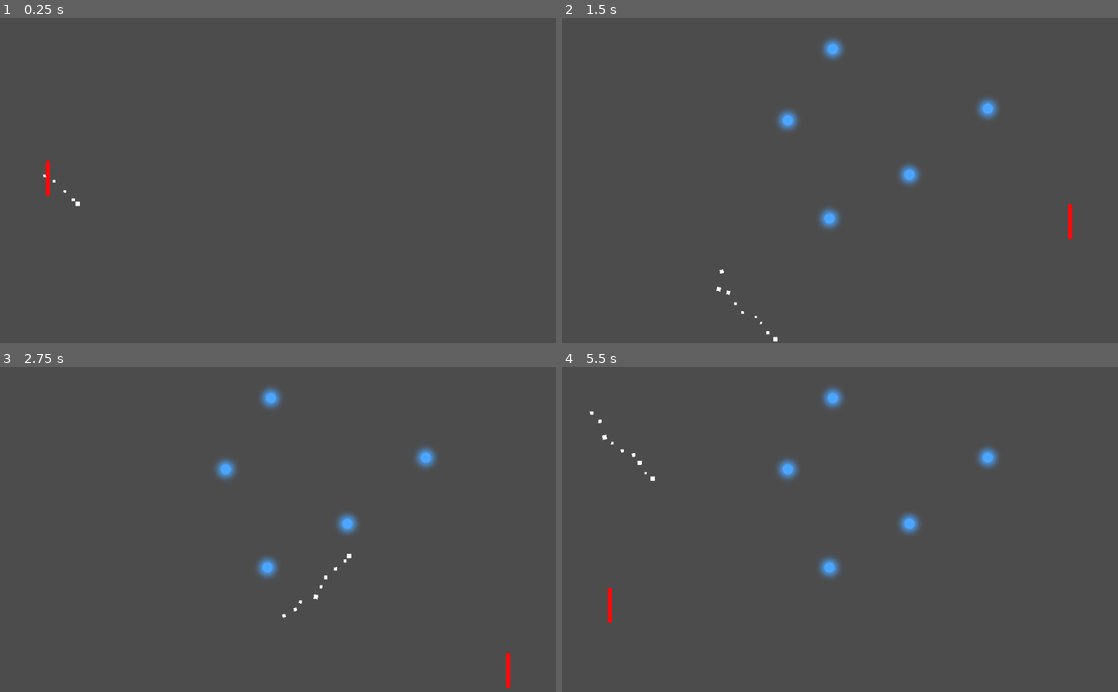
Above: before the commit, frames 1-4 (two rows, left to right).
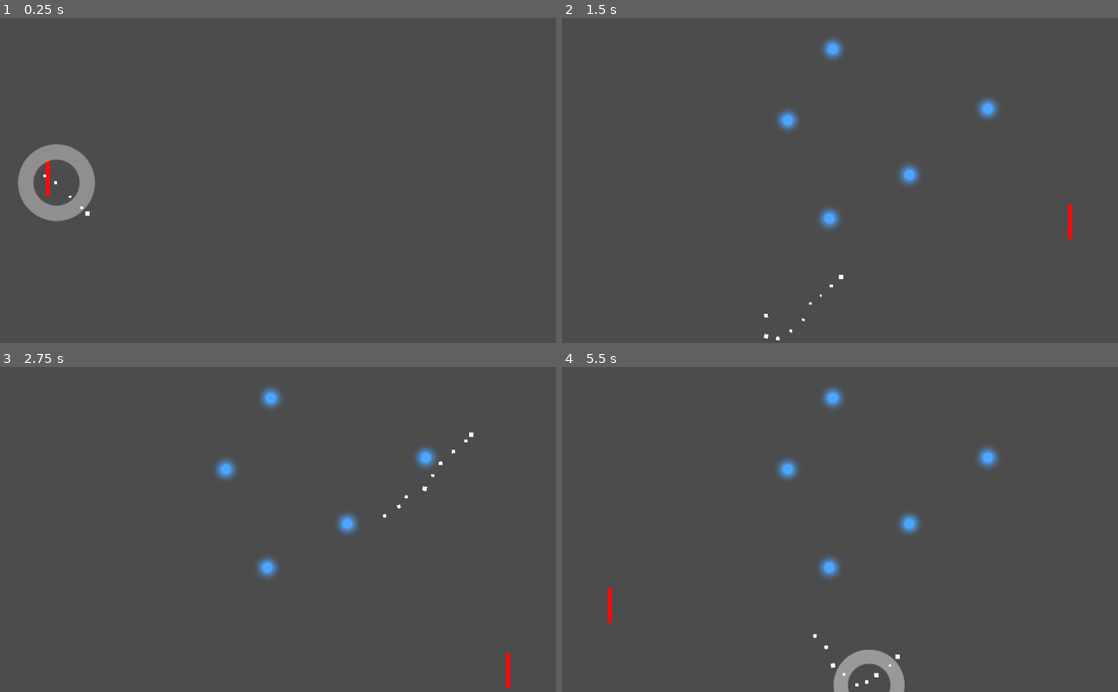
Above: after the commit, the same moments.

Repository: mgonzalezperna/pong-remix
Game: Godot game, scene res://scenes/scene-base.tscn
Two runs of this game, one before a commit and one after it. Both use one fixed random seed, a clock stepped at 60 frames per second and the inputs below.
Inputs:
- Up to frame 1 (0.25 s): no input
- Up to frame 2 (1.5 s): hold Right (paddle_right) 0.53-1.28 s; hold Down (paddle_down) from 1.28 s (still down)
- Up to frame 3 (2.75 s): release Down (paddle_down) at 2.03 s; hold Right (paddle_right) from 2.03 s (still down)
- Up to frame 4 (5.5 s): release Right (paddle_right) at 2.78 s; hold Up (paddle_hit_up) 2.78-3.53 s; hold Left (paddle_left) 3.53-5.03 s; hold Down (paddle_down) from 5.03 s (still down)

The runs differ from the first frame. In frame 1, 1.7% of the frame differs, in the area x 3-18%, y 38-63%; in frame 2, 0.1%; in frame 3, 0.1%; in frame 4, 1.0%.

Commit message:
hit effects & ignore enemy collitions

Diff:
--- a/scenes/Enemy.tscn
+++ b/scenes/Enemy.tscn
@@ -1,14 +1,19 @@
-[gd_scene load_steps=3 format=2]
+[gd_scene load_steps=4 format=2]
 
 [ext_resource path="res://assets/sprites/glowing_circle.png" type="Texture" id=1]
+[ext_resource path="res://scripts/Enemy.gd" type="Script" id=2]
 
 [sub_resource type="CircleShape2D" id=1]
 radius = 20.0
 
-[node name="Node2D" type="StaticBody2D"]
+[node name="Enemy" type="Area2D"]
+collision_layer = 0
+collision_mask = 2
+script = ExtResource( 2 )
 
 [node name="Sprite" type="Sprite" parent="."]
 texture = ExtResource( 1 )
 
-[node name="CollisionShape2D" type="CollisionShape2D" parent="."]
+[node name="Collision" type="CollisionShape2D" parent="."]
 shape = SubResource( 1 )
+[connection signal="body_entered" from="." to="." method="_on_Enemy_body_entered"]
--- a/scenes/scene-base.tscn
+++ b/scenes/scene-base.tscn
@@ -8,6 +8,8 @@
 [ext_resource path="res://scenes/arrow.tscn" type="PackedScene" id=6]
 [ext_resource path="res://scripts/EnemiesSpawner.gd" type="Script" id=7]
 [ext_resource path="res://scenes/Enemy.tscn" type="PackedScene" id=8]
+[ext_resource path="res://scripts/Camera.gd" type="Script" id=9]
+[ext_resource path="res://assets/sprites/annulus-mask.png" type="Texture" id=10]
 
 [sub_resource type="GDScript" id=1]
 
@@ -41,7 +43,29 @@
 scale = 8.0
 scale_random = 0.6
 
-[sub_resource type="Environment" id=7]
+[sub_resource type="Gradient" id=7]
+offsets = PoolRealArray( 0, 0.644444 )
+colors = PoolColorArray( 1, 1, 1, 1, 1, 1, 1, 0 )
+
+[sub_resource type="GradientTexture" id=8]
+gradient = SubResource( 7 )
+
+[sub_resource type="Curve" id=9]
+_data = [ Vector2( 0, 0 ), 0.0, 1.4, 0, 0, Vector2( 1, 1 ), 0.0, 0.0, 0, 0 ]
+
+[sub_resource type="CurveTexture" id=10]
+curve = SubResource( 9 )
+
+[sub_resource type="ParticlesMaterial" id=11]
+flag_disable_z = true
+gravity = Vector3( 0, 0, 0 )
+orbit_velocity = 0.0
+orbit_velocity_random = 0.0
+scale = 2.0
+scale_curve = SubResource( 10 )
+color_ramp = SubResource( 8 )
+
+[sub_resource type="Environment" id=12]
 background_mode = 4
 glow_enabled = true
 glow_blend_mode = 0
@@ -70,6 +94,7 @@
 [node name="power_up_area" type="Area2D" parent="paddle_player"]
 
 [node name="PowerUpZone" type="CollisionShape2D" parent="paddle_player/power_up_area"]
+visible = false
 position = Vector2( 0, 60 )
 shape = SubResource( 3 )
 
@@ -101,19 +126,25 @@
 shape = SubResource( 5 )
 
 [node name="Particles2D" type="Particles2D" parent="ball"]
-position = Vector2( -0.172722, 0.0715637 )
 lifetime = 0.5
 randomness = 0.3
 local_coords = false
 process_material = SubResource( 6 )
 script = ExtResource( 5 )
 
+[node name="RippleEmitter" type="Particles2D" parent="ball"]
+emitting = false
+amount = 1
+lifetime = 0.5
+one_shot = true
+local_coords = false
+process_material = SubResource( 11 )
+texture = ExtResource( 10 )
+
 [node name="Enemies" type="Node2D" parent="."]
 position = Vector2( 521.451, 301.18 )
 script = ExtResource( 7 )
 EnemyScene = ExtResource( 8 )
-count_min = 1
-count_max = 5
 spawn_radius = 300.0
 
 [node name="up_wall" type="StaticBody2D" parent="."]
@@ -131,10 +162,18 @@
 polygon = PoolVector2Array( -64, 0, 1088, 0, 1088, -64, -64, -64 )
 
 [node name="WorldEnvironment" type="WorldEnvironment" parent="."]
-environment = SubResource( 7 )
+environment = SubResource( 12 )
 
 [node name="audio_paddle" type="AudioStreamPlayer" parent="."]
 
 [node name="audio_wall" type="AudioStreamPlayer" parent="."]
 
 [node name="Timer" type="Timer" parent="."]
+
+[node name="Camera" type="Camera2D" parent="."]
+position = Vector2( 512, 300 )
+current = true
+process_mode = 0
+smoothing_enabled = true
+script = ExtResource( 9 )
+[connection signal="on_wall_hit" from="ball" to="Camera" method="_on_wall_hit"]
--- /dev/null
+++ b/scripts/Camera.gd
@@ -0,0 +1,52 @@
+extends Camera2D
+
+const SHAKE_EXPONENT := 1.8
+
+export var max_zoom := 5.0
+export var decay_rate := 1.0
+export var max_offset := Vector2(100.0, 100.0)
+export var max_rotation := 0.1
+
+var shake_amount := 0.0 setget set_shake_amount
+var noise_y := 0
+
+var _start_zoom := zoom
+var _start_position := Vector2.ZERO
+
+onready var noise := OpenSimplexNoise.new()
+
+
+func _ready() -> void:
+    set_physics_process(false)
+
+    randomize()
+    noise.seed = randi()
+    noise.period = 4
+    noise.octaves = 2
+
+
+func _physics_process(delta):
+    self.shake_amount -= decay_rate * delta
+    shake()
+
+
+func shake():
+    var amount := pow(shake_amount, SHAKE_EXPONENT)
+
+    noise_y += 1.0
+    rotation = max_rotation * amount * noise.get_noise_2d(noise.seed, noise_y)
+    offset = Vector2(
+        max_offset.x * amount * noise.get_noise_2d(noise.seed * 2, noise_y),
+        max_offset.y * amount * noise.get_noise_2d(noise.seed * 3, noise_y)
+    )
+
+
+func set_shake_amount(value):
+    shake_amount = clamp(value, 0.0, 1.0)
+    set_physics_process(shake_amount != 0.0)
+
+func _on_wall_hit() -> void:
+    self.shake_amount += 0.25
+
+func _on_Events_explosion_occurred() -> void:
+    self.shake_amount += 0.6
--- /dev/null
+++ b/scripts/Enemy.gd
@@ -0,0 +1,6 @@
+extends Area2D
+
+func _on_Enemy_body_entered(ball):
+    ball.hit_effect()
+    ball.linear_velocity = ball.linear_velocity * 0.8
+    queue_free()
--- a/scripts/Particles2D.gd
+++ b/scripts/Particles2D.gd
@@ -1,5 +1,5 @@
 extends Particles2D
 
-func _process(delta):
+func _physics_process(delta):
     var direction = get_parent().linear_velocity;
     self.process_material.set_direction(Vector3(-direction.x, -direction.y, 0))
--- a/scripts/ball.gd
+++ b/scripts/ball.gd
@@ -5,8 +5,11 @@
 export(int, 0, 90 ) var rebound_angle_modifier = 10
 export(int, 0, 90 ) var angle_clamp = 30
 
+signal on_wall_hit
+
 export var key_power_up = "ui_power_up"
 onready var enemies = $".."/Enemies
+onready var ripple = $RippleEmitter
 # Called when the node enters the scene tree for the first time.
 func _ready():
     screen_size = get_viewport_rect().size
@@ -45,10 +48,10 @@
             if body == paddle:
                 self.linear_velocity = rebound_vector(body)
                 go_to_closest_enemy_in_angle()
-            elif body in enemies.get_children():
-                enemies.remove_child(body)
         if not collition_bodies.empty():
             clamp_angle()
+            hit_effect()
+
 
 func go_to_closest_enemy_in_angle():
     var closest
@@ -68,7 +71,8 @@
     # angle and if the direction is the same, will increase it. To do it, we
     # must also bear in mind the angle sign relative to scene.
     var sign_rotation = body.get_velocity().normalized().y * self.linear_velocity.sign().x
-    return self.linear_velocity.rotated(deg2rad(rebound_angle_modifier) * sign_rotation)
+    var velocity = clamp(self.linear_velocity.length(), 400, 2000)
+    return self.linear_velocity.rotated(deg2rad(rebound_angle_modifier) * sign_rotation).normalized() * velocity
 
 func clamp_angle():
     var min_angle = deg2rad(angle_clamp)
@@ -79,3 +83,8 @@
         self.linear_velocity = Vector2.UP.rotated(min_angle * sign(up_angle)) * self.linear_velocity.length()
     elif abs(down_angle) <= min_angle:
         self.linear_velocity = Vector2.DOWN.rotated(min_angle * sign(down_angle)) * self.linear_velocity.length()
+
+func hit_effect():
+    emit_signal("on_wall_hit")
+    ripple.emitting = true
+    ripple.restart()
--- a/scripts/paddle_player.gd
+++ b/scripts/paddle_player.gd
@@ -22,7 +22,7 @@
     return velocity
 
 # Called every frame. 'delta' is the elapsed time since the previous frame.
-func _process(delta):
+func _physics_process(delta):
     var timescale = process_slowmo()
     Engine.time_scale = timescale.engine
 
Binary file added: assets/sprites/annulus-mask.png
Not shown, added: assets/sprites/annulus-mask.png.import
Not shown: 1 places in scenes/scene-base.tscn that only renumber resources
